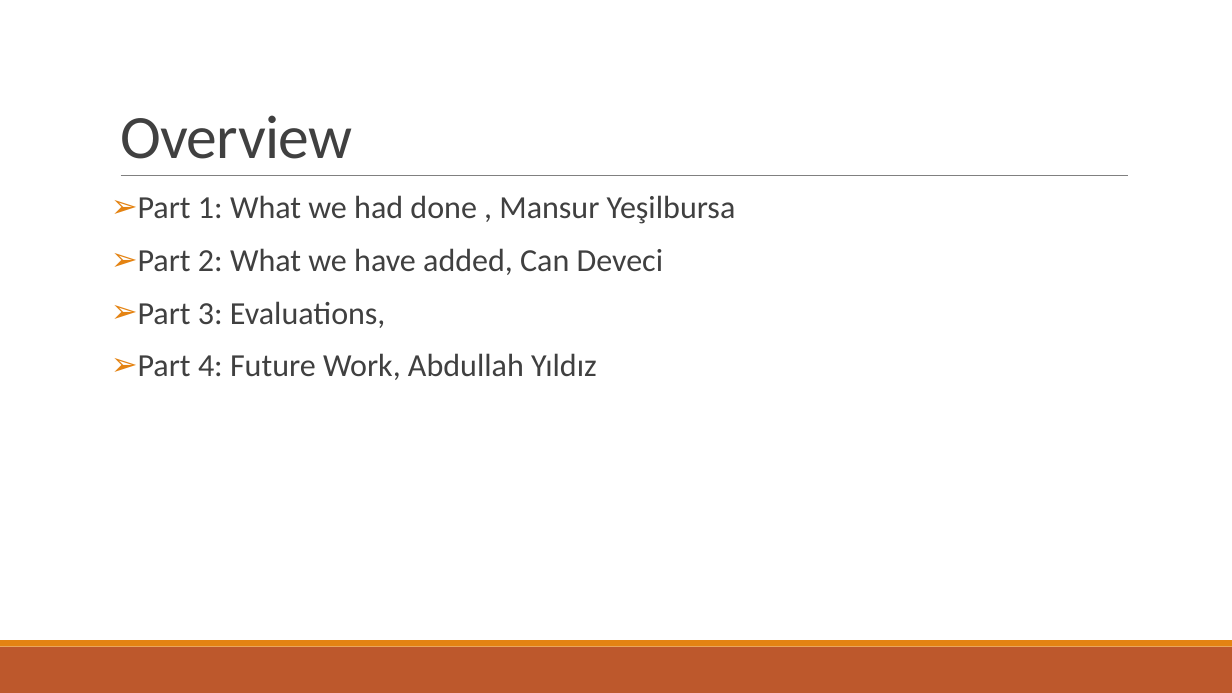
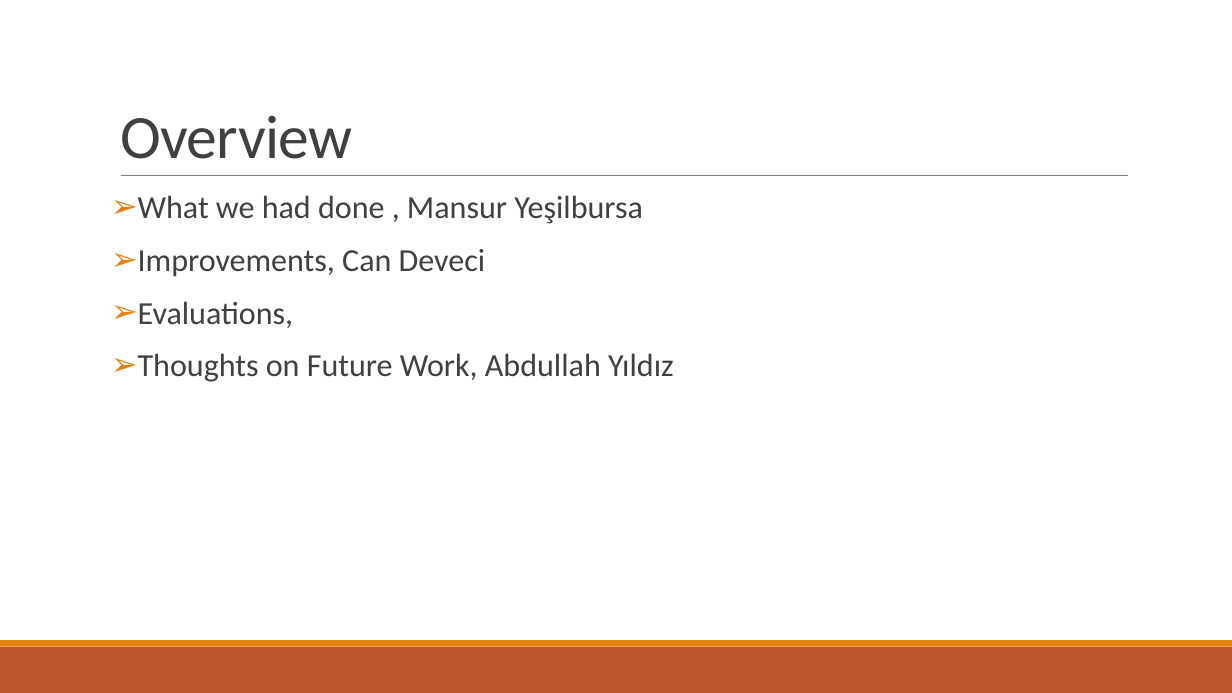
Before and after one commit to abdullahyldz/Cmpe493TermProject, a slide deck: slide 2 of Presentation/Final Presentation/Final Presentation.pptx. Drawn at 1232x693 pixels with LibreOffice and Linux fonts; fonts in the diff are those of the drawing. Boxes give left, top, right and bottom in pixels: in the first picture for what was removed or moved away, otherwise in the second. Text is boxed around its words. In the diff, an @@ line names an element or a change of style, - is before the commit and + after.

```diff
--- a/Presentation/Final Presentation/Final Presentation.pptx
+++ b/Presentation/Final Presentation/Final Presentation.pptx
@@ text at (138,195,674,382): text changed @@
-➢ Part 1: What we had done , Mansur Yeşilbursa
-➢ Part 2: What we have added, Can Deveci
-➢ Part 3: Evaluations,
-➢ Part 4: Future Work, Abdullah Yıldız
+➢ What we had done , Mansur Yeşilbursa
+➢ Improvements, Can Deveci
+➢ Evaluations,
+➢ Thoughts on Future Work, Abdullah Yıldız
```
Also in this commit, not shown: 4 other slides changed, 1 slide added, 1 slide removed.
